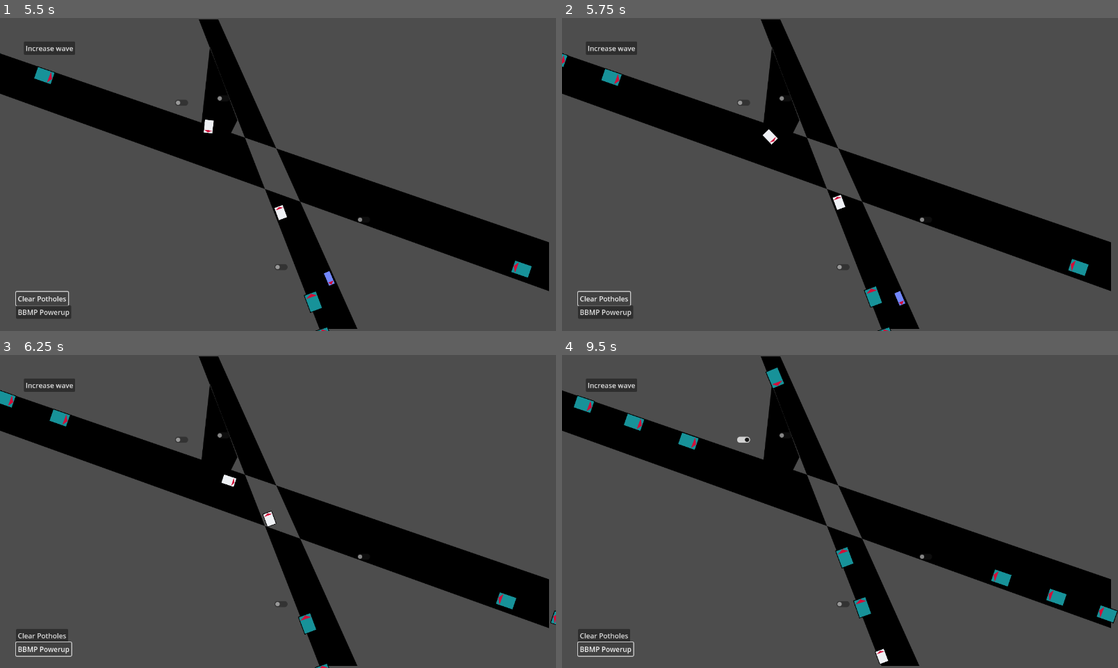
Above: before the commit, frames 1-4 (two rows, left to right).
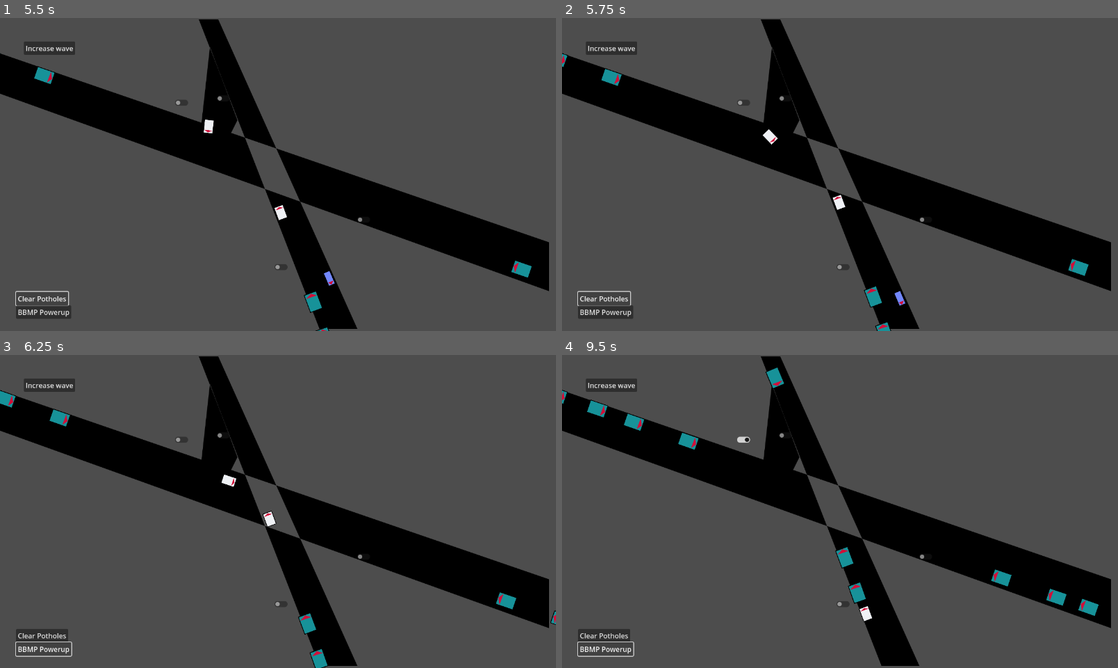
Above: after the commit, the same moments.

Repository: WinnerWind/omov-game
Game: Godot game, scene res://scenes/main.tscn
Two runs of this game, one before a commit and one after it. Both use one fixed random seed, a clock stepped at 60 frames per second and the inputs below.
Inputs (mouse positions are in pixels of both pictures, inside the frame that each line leads up to):
- Up to frame 1 (5.5 s): click "Increase wave" at 0.5 s; click (166, 102) at 1.27 s; click "Clear Potholes" at 2 s; click "BBMP Powerup" at 2.75 s; click "Increase wave" at 3.5 s; click (166, 102) at 4.27 s; click "Clear Potholes" at 5 s
- Up to frame 2 (5.75 s): no input
- Up to frame 3 (6.25 s): click "BBMP Powerup" at 5.75 s
- Up to frame 4 (9.5 s): click "Increase wave" at 6.5 s; click (728, 439) at 7.27 s; click "Clear Potholes" at 8 s; click "BBMP Powerup" at 8.75 s

Frame 1 is identical in both runs. In frame 2, less than 0.1% of the frame differs, in the area x 56-59%, y 97-100%; in frame 3, 0.1%; in frame 4, 0.9%, in the area x 0-100%, y 11-99%.

Commit message:
Fine tune raycast distance

Diff:
--- a/scenes/prefabs/vehicles/ambulance.tscn
+++ b/scenes/prefabs/vehicles/ambulance.tscn
@@ -17,6 +17,7 @@
 script = ExtResource("1_vhurj")
 initial_speed = 200.0
 slowdown_speed = 100.0
+raycast_distance = 40.0
 texture = ExtResource("2_vhurj")
 texture_scale = 0.3
 ignore_stop_signs = true
@@ -43,7 +44,7 @@
 texture = ExtResource("2_vhurj")
 
 [node name="Raycast" type="RayCast2D" parent="PathFollow2D/Car"]
-target_position = Vector2(100, 0)
+target_position = Vector2(40, 0)
 collide_with_areas = true
 
 [connection signal="area_entered" from="PathFollow2D/Collision Detector" to="." method="_on_collision_detector_area_entered"]
--- a/scenes/prefabs/vehicles/bike.tscn
+++ b/scenes/prefabs/vehicles/bike.tscn
@@ -17,6 +17,7 @@
 script = ExtResource("1_odnmy")
 initial_speed = 200.0
 slowdown_speed = 100.0
+raycast_distance = 30.0
 texture = ExtResource("2_hkgtj")
 texture_scale = 0.3
 sprite = NodePath("PathFollow2D/Car/Sprite")
@@ -42,7 +43,7 @@
 texture = ExtResource("2_hkgtj")
 
 [node name="Raycast" type="RayCast2D" parent="PathFollow2D/Car"]
-target_position = Vector2(100, 0)
+target_position = Vector2(30, 0)
 collide_with_areas = true
 
 [connection signal="area_entered" from="PathFollow2D/Collision Detector" to="." method="_on_collision_detector_area_entered"]
--- a/scenes/prefabs/vehicles/bus.tscn
+++ b/scenes/prefabs/vehicles/bus.tscn
@@ -17,6 +17,7 @@
 script = ExtResource("1_g6wq1")
 initial_speed = 50.0
 slowdown_speed = 25.0
+raycast_distance = 40.0
 texture = ExtResource("2_2thgs")
 texture_scale = 0.35
 crash_car_in_pothole_chance = 0.1
@@ -43,7 +44,7 @@
 texture = ExtResource("2_2thgs")
 
 [node name="Raycast" type="RayCast2D" parent="PathFollow2D/Car"]
-target_position = Vector2(100, 0)
+target_position = Vector2(40, 0)
 collide_with_areas = true
 
 [connection signal="area_entered" from="PathFollow2D/Collision Detector" to="." method="_on_collision_detector_area_entered"]
--- a/scenes/prefabs/vehicles/car.tscn
+++ b/scenes/prefabs/vehicles/car.tscn
@@ -16,6 +16,7 @@
 curve = SubResource("Curve2D_0wfyh")
 script = ExtResource("1_1d5yk")
 initial_speed = 100.0
+raycast_distance = 30.0
 texture = ExtResource("2_j36od")
 texture_scale = 0.3
 sprite = NodePath("PathFollow2D/Car/Sprite")
@@ -41,7 +42,7 @@
 texture = ExtResource("2_j36od")
 
 [node name="Raycast" type="RayCast2D" parent="PathFollow2D/Car"]
-target_position = Vector2(100, 0)
+target_position = Vector2(30, 0)
 collide_with_areas = true
 
 [connection signal="area_entered" from="PathFollow2D/Collision Detector" to="." method="_on_collision_detector_area_entered"]
Not shown: 2 places in scenes/prefabs/vehicles/ambulance.tscn that only renumber resources
